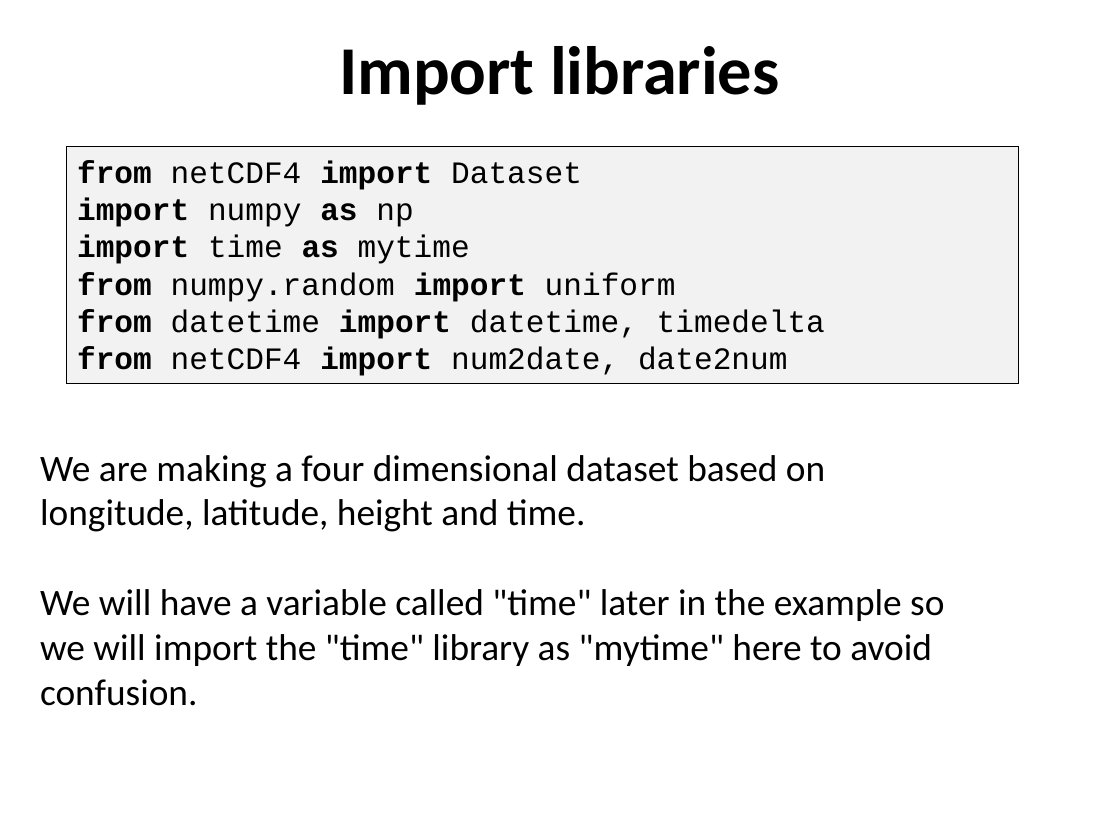
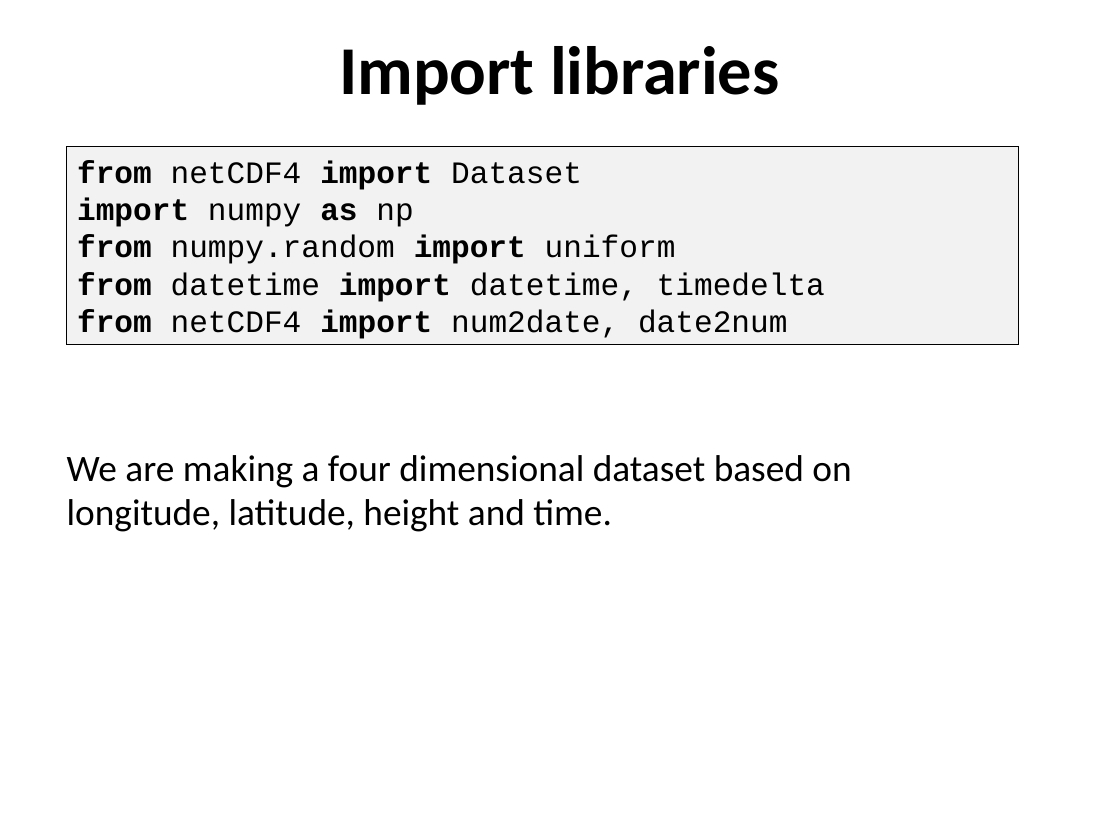
Before and after one commit to ncasuk/ncas-isc, a slide deck: slide 4 of python/presentations/read_write_data/11_create_netcdf_python.pptx. Drawn at 1120x840 pixels with LibreOffice and Linux fonts; fonts in the diff are those of the drawing; background and template pictures are left out. Boxes give left, top, right and bottom in pixels: in the first picture for what was removed or moved away, otherwise in the second. Text is boxed around its words. In the diff, an @@ line names an element or a change of style, - is before the commit and + after.

```diff
--- a/python/presentations/read_write_data/11_create_netcdf_python.pptx
+++ b/python/presentations/read_write_data/11_create_netcdf_python.pptx
@@ rectangle "from netCDF4 import Dataset": place and size @@
-rectangle "from netCDF4 import Dataset" at (66, 147, 1019, 384)
+rectangle "from netCDF4 import Dataset" at (66, 147, 1018, 345)
@@ text in rectangle at (77, 235, 470, 264): paragraph removed @@
-import time as mytime
@@ text "We are making a four ...": place and size @@
-text "We are making a four ..." at (40, 455, 944, 706)
+text "We are making a four ..." at (67, 455, 851, 532)
@@ text at (40, 589, 944, 706): paragraph removed @@
-We will have a variable called "time" later in the example so we will import the "time" library as "mytime" here to avoid confusion.
```
Also in this commit, not shown: 13 other slides changed, 2 slides removed, 5 other files.
